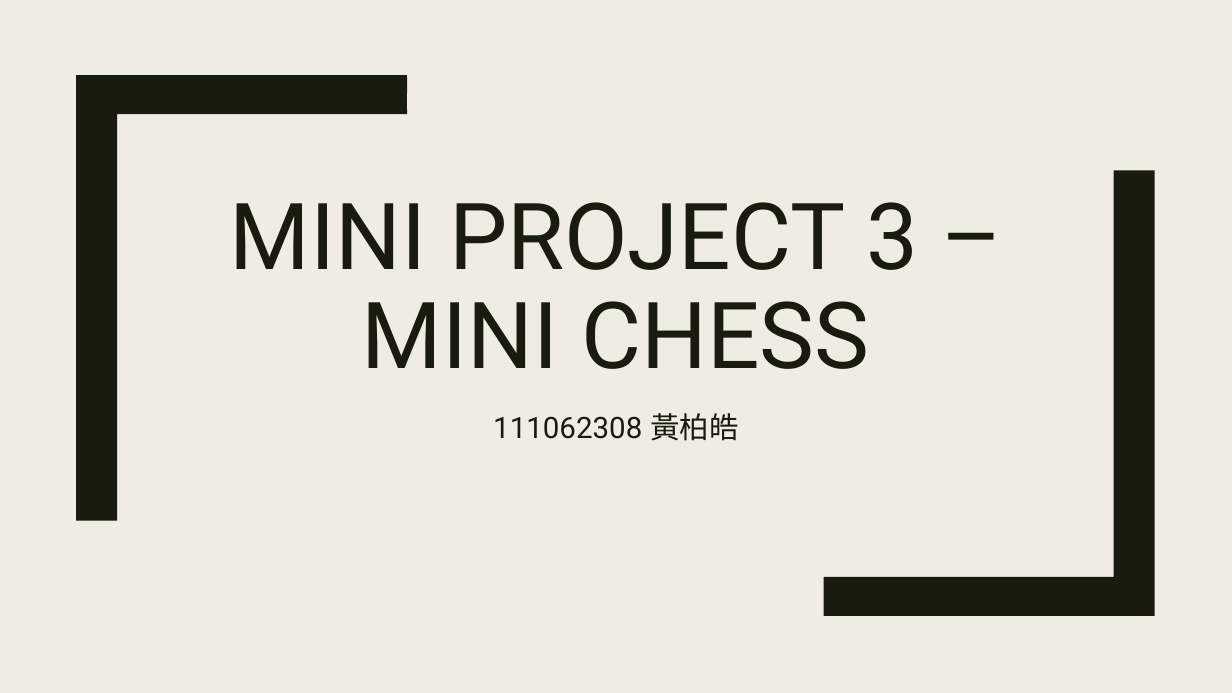
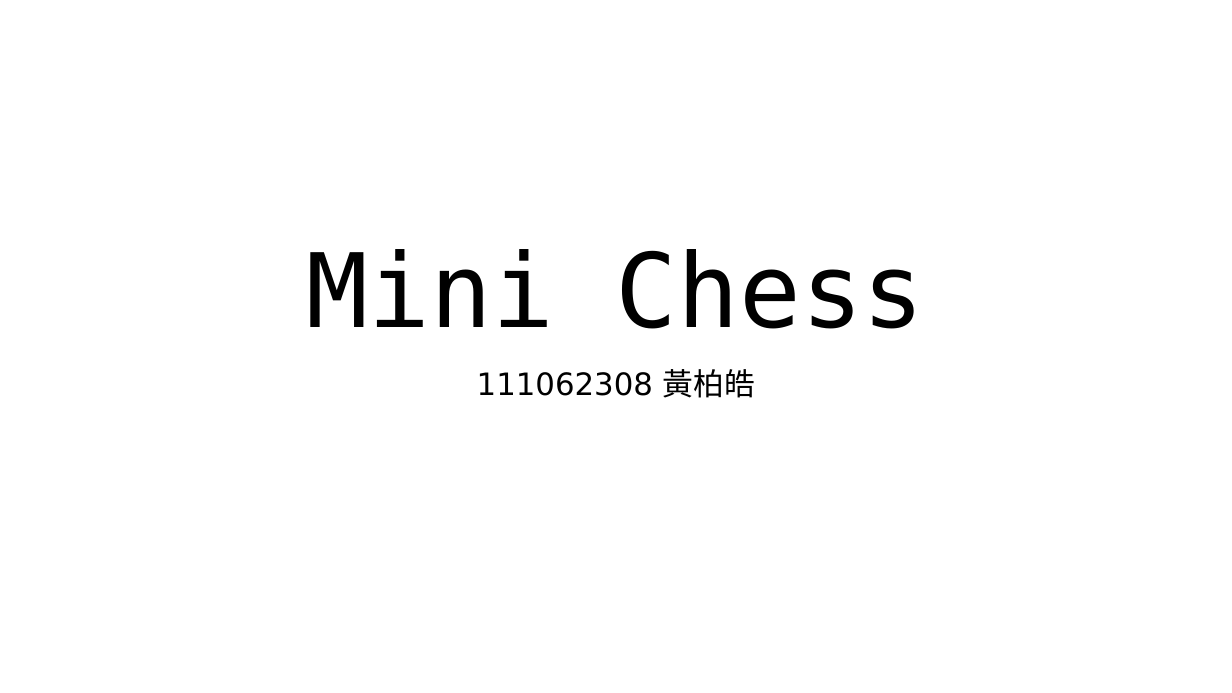
Before and after one commit to roywatermelon11370/Mini-project-3-Mini-chess, a slide deck: slide 1 of document/Report.pptx. Drawn at 1232x693 pixels with LibreOffice and Linux fonts; fonts in the diff are those of the drawing. Boxes give left, top, right and bottom in pixels: in the first picture for what was removed or moved away, otherwise in the second. Text is boxed around its words. In the diff, an @@ line names an element or a change of style, - is before the commit and + after.

```diff
--- a/document/Report.pptx
+++ b/document/Report.pptx
@@ background #EFEDE3 to #FFFFFF @@
@@ freeform shape removed at <box>76,75,407,520</box> @@
@@ freeform shape removed at <box>824,170,1155,616</box> @@
@@ title at <box>307,249,925,329</box>: text changed; size 72 to 80 pt; font Roboto to DejaVu Sans Mono; text colour #191B0E to #000000 @@
-MINI PROJECT 3 – MINI CHESS
+Mini Chess
@@ subtitle "111062308 黃柏皓": place and size @@
-subtitle "111062308 黃柏皓" at <box>493,413,739,441</box>
+subtitle "111062308 黃柏皓" at <box>477,369,755,398</box>
@@ subtitle "111062308 黃柏皓" at <box>477,369,755,398</box>: size 23 to 24 pt, font Roboto to DejaVu Sans, text colour #191B0E to #000000; line spacing 1.12 to 0.9; more space between paragraphs @@
```
Also in this commit, not shown: 1 other slide changed, 3 slides added, 9 other files.
